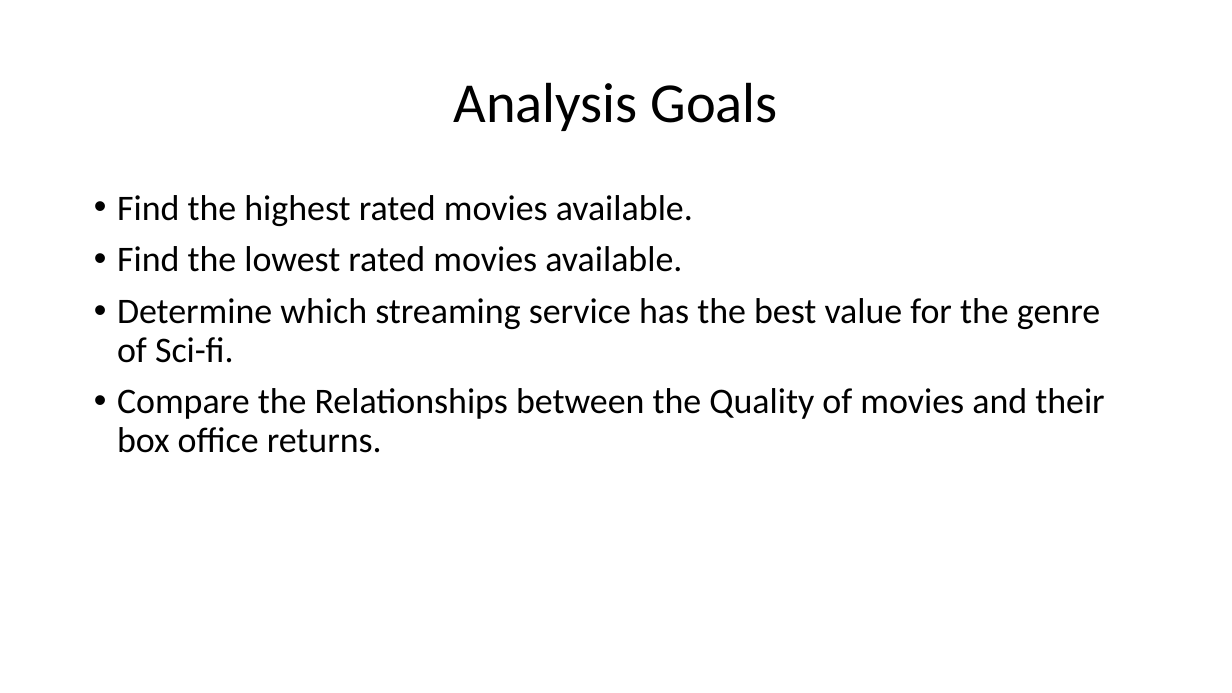
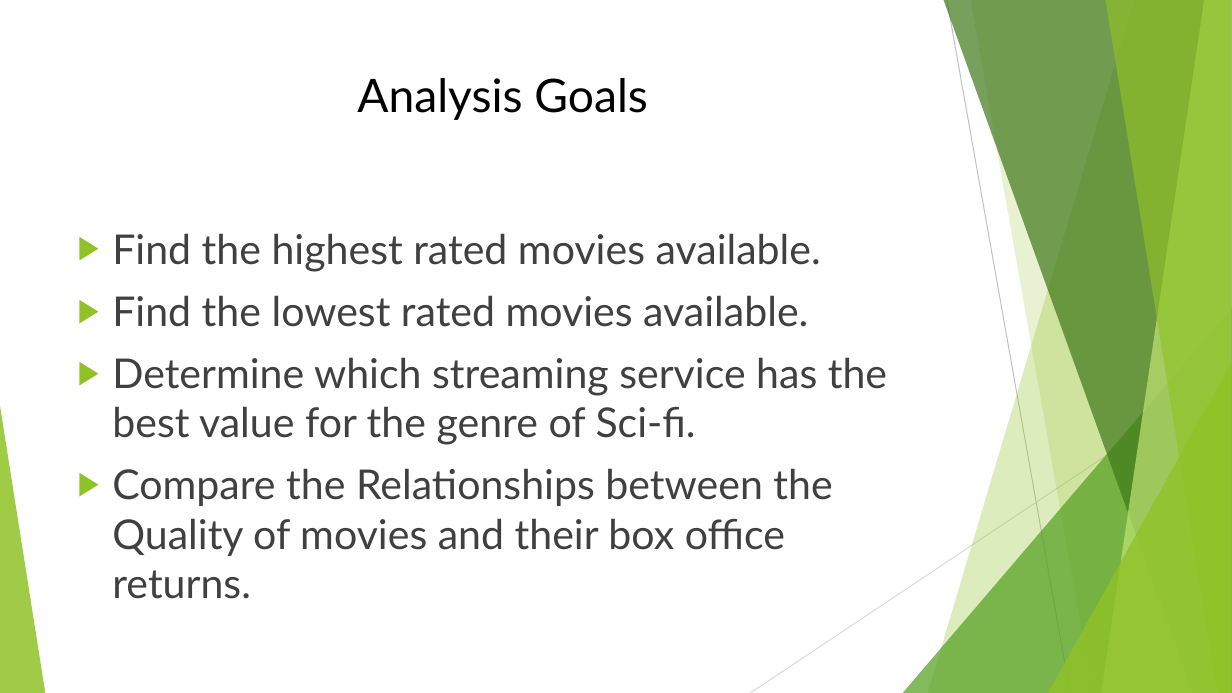
Before and after one commit to danthreepo/CapstoneProject_2025, a slide deck: slide 2 of Analysis of Sci-Fi Movies and Availability on Streaming.pptx. Drawn at 1232x693 pixels with LibreOffice and Linux fonts; fonts in the diff are those of the drawing. Boxes give left, top, right and bottom in pixels: in the first picture for what was removed or moved away, otherwise in the second. Text is boxed around its words. In the diff, an @@ line names an element or a change of style, - is before the commit and + after.

Commit message:
updated powerpoint

```diff
--- a/Analysis of Sci-Fi Movies and Availability on Streaming.pptx
+++ b/Analysis of Sci-Fi Movies and Availability on Streaming.pptx
@@ title "Analysis Goals": place and size @@
-title "Analysis Goals" at [453,82,778,131]
+title "Analysis Goals" at [357,78,647,120]
@@ title "Analysis Goals" at [357,78,647,120]: size 44 to 36 pt, font Calibri to Lato; line spacing 0.9 to 1; vertical alignment middle to top @@
@@ text "Find the highest rated movies ...": place and size @@
-text "Find the highest rated movies ..." at [117,195,1104,453]
+text "Find the highest rated movies ..." at [112,233,887,599]
@@ text "Find the highest rated movies ..." at [112,233,887,599]: size 28 to 32 pt, font Calibri to Lato, text colour #000000 to #404040; bullet • to ▶; line spacing 0.9 to 1 @@
@@ group added at [0,0,1232,693]: 5 freeform shapes, 3 triangles, 2 lines @@
```
Also in this commit, not shown: 10 other slides changed.
